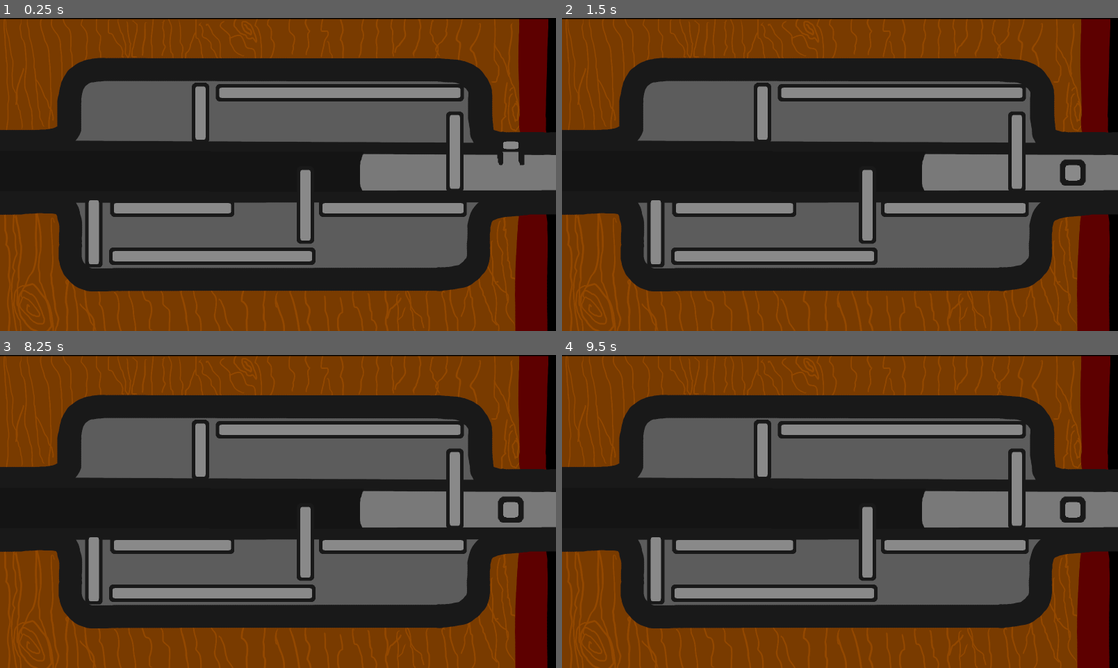
Above: before the commit, frames 1-4 (two rows, left to right).
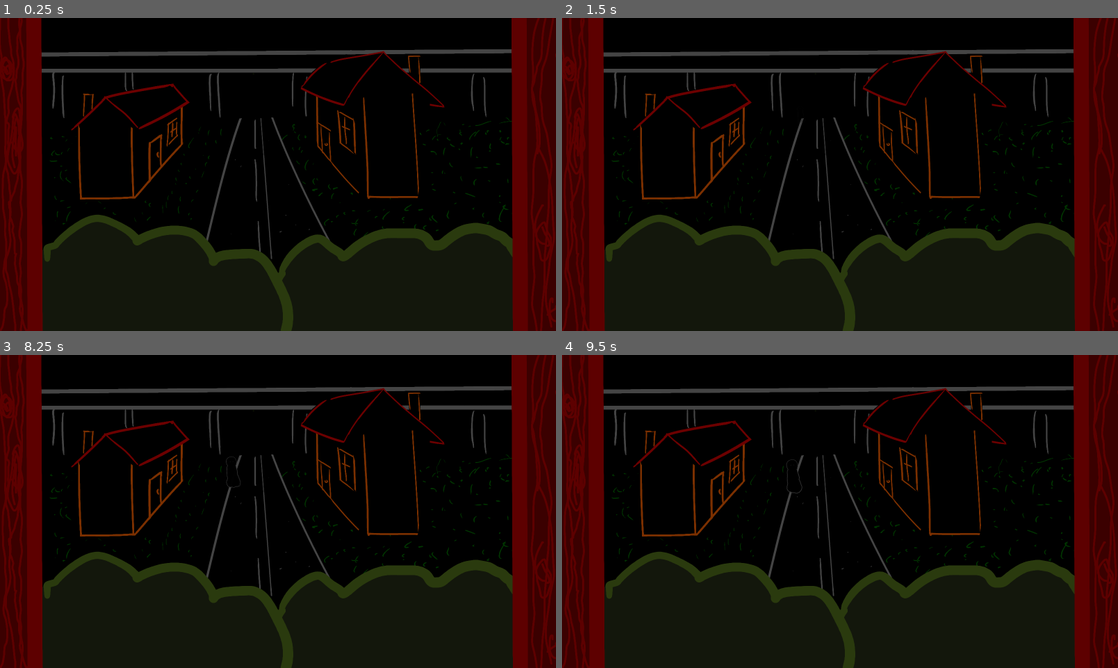
Above: after the commit, the same moments.

Repository: MarmadileManteater/Carbuncle-Game
Game: Godot game, scene res://scenes/global/global.tscn
Same seed, same stepped clock (60 frames per second), same inputs: the game is played once before the commit and once after it.
Inputs (mouse positions are in pixels of both pictures, inside the frame that each line leads up to):
- Up to frame 1 (0.25 s): no input
- Up to frame 2 (1.5 s): move the mouse to (962, 158) at 0.52 s; click (962, 158) at 0.67 s; tap Enter at 1.25 s; move the mouse to (728, 190) at 1.27 s; click (728, 190) at 1.42 s
- Up to frame 3 (8.25 s): tap Space at 2, 3.5, 5 s; move the mouse to (333, 442) at 2.02 s; click (333, 442) at 2.17 s; tap Enter at 2.75, 4.25 s; move the mouse to (250, 574) at 2.77 s; click (250, 574) at 2.92 s; move the mouse to (444, 558) at 3.52 s; click (444, 558) at 3.67 s; move the mouse to (111, 464) at 4.27 s; click (111, 464) at 4.42 s; move the mouse to (305, 511) at 5.02 s; click (305, 511) at 5.17 s; move the mouse to (194, 433) at 5.77 s; click (194, 433) at 5.92 s; move the mouse to (400, 495) at 6.52 s; click (400, 495) at 6.67 s; move the mouse to (166, 527) at 7.27 s; click (166, 527) at 7.42 s; move the mouse to (333, 442) at 8.02 s; click (333, 442) at 8.17 s
- Up to frame 4 (9.5 s): move the mouse to (812, 574) at 8.77 s; click (812, 574) at 8.92 s

The runs differ from the first frame. In frame 1, 84% of the frame differs, in the area x 0-100%, y 0-100%; in frame 2, 84%; in frame 3, 84%; in frame 4, 84%.

Commit message:
Add monster approach to window scene

Diff:
--- a/project/scenes/global/global.tscn
+++ b/project/scenes/global/global.tscn
@@ -4,3 +4,4 @@
 
 [node name="Global" type="Node2D" unique_id=127505025]
 script = ExtResource("1_bhh4k")
+starting_scene = "window"
--- /dev/null
+++ b/project/scenes/window/window.tscn
@@ -0,0 +1,224 @@
+[gd_scene format=3 uid="uid://r6g8he8icfek"]
+
+[ext_resource type="Texture2D" uid="uid://xpp5hcoemw4k" path="res://assets/sprites/window-back.png" id="1_lnte3"]
+[ext_resource type="Texture2D" uid="uid://c7ouswwsa36wl" path="res://assets/sprites/monster_approaching_1_spritesheet.png" id="2_0osky"]
+[ext_resource type="Texture2D" uid="uid://bbgqacoafiya" path="res://assets/sprites/monster_approach_2_spritesheet.png" id="3_obuqq"]
+[ext_resource type="Texture2D" uid="uid://dhtbnksvvm4c8" path="res://assets/sprites/window-front.png" id="4_y2ayq"]
+
+[sub_resource type="AtlasTexture" id="AtlasTexture_obuqq"]
+atlas = ExtResource("2_0osky")
+region = Rect2(0, 0, 200, 200)
+
+[sub_resource type="AtlasTexture" id="AtlasTexture_lnte3"]
+atlas = ExtResource("2_0osky")
+region = Rect2(200, 0, 200, 200)
+
+[sub_resource type="AtlasTexture" id="AtlasTexture_y2ayq"]
+atlas = ExtResource("2_0osky")
+region = Rect2(400, 0, 200, 200)
+
+[sub_resource type="AtlasTexture" id="AtlasTexture_wt84n"]
+atlas = ExtResource("3_obuqq")
+region = Rect2(0, 0, 500, 500)
+
+[sub_resource type="AtlasTexture" id="AtlasTexture_k1s4i"]
+atlas = ExtResource("3_obuqq")
+region = Rect2(500, 0, 500, 500)
+
+[sub_resource type="AtlasTexture" id="AtlasTexture_ritjm"]
+atlas = ExtResource("3_obuqq")
+region = Rect2(1000, 0, 500, 500)
+
+[sub_resource type="SpriteFrames" id="SpriteFrames_0dxmq"]
+animations = [{
+"frames": [{
+"duration": 1.0,
+"texture": SubResource("AtlasTexture_obuqq")
+}, {
+"duration": 1.0,
+"texture": SubResource("AtlasTexture_lnte3")
+}, {
+"duration": 1.0,
+"texture": SubResource("AtlasTexture_y2ayq")
+}, {
+"duration": 1.0,
+"texture": SubResource("AtlasTexture_lnte3")
+}],
+"loop": 1,
+"name": &"walk_1",
+"speed": 4.0
+}, {
+"frames": [{
+"duration": 1.0,
+"texture": SubResource("AtlasTexture_wt84n")
+}, {
+"duration": 1.0,
+"texture": SubResource("AtlasTexture_k1s4i")
+}, {
+"duration": 1.0,
+"texture": SubResource("AtlasTexture_ritjm")
+}, {
+"duration": 1.0,
+"texture": SubResource("AtlasTexture_k1s4i")
+}],
+"loop": 1,
+"name": &"walk_2",
+"speed": 4.0
+}]
+
+[sub_resource type="Animation" id="Animation_omw1o"]
+resource_name = "Approach"
+length = 20.0
+tracks/0/type = "value"
+tracks/0/imported = false
+tracks/0/enabled = true
+tracks/0/path = NodePath("Monster:scale")
+tracks/0/interp = 1
+tracks/0/loop_wrap = true
+tracks/0/keys = {
+"times": PackedFloat32Array(0, 9.7, 9.7001, 19.966667),
+"transitions": PackedFloat32Array(1, 1, 1, 1),
+"update": 0,
+"values": [Vector2(0.2, 0.2), Vector2(1, 1), Vector2(0.4, 0.4), Vector2(1, 1)]
+}
+tracks/1/type = "value"
+tracks/1/imported = false
+tracks/1/enabled = true
+tracks/1/path = NodePath("Monster:position")
+tracks/1/interp = 1
+tracks/1/loop_wrap = true
+tracks/1/keys = {
+"times": PackedFloat32Array(0, 9.7, 19.966667),
+"transitions": PackedFloat32Array(1, 1, 1),
+"update": 0,
+"values": [Vector2(692, 264), Vector2(632, 482), Vector2(-66, 632)]
+}
+tracks/2/type = "value"
+tracks/2/imported = false
+tracks/2/enabled = true
+tracks/2/path = NodePath("Monster:animation")
+tracks/2/interp = 1
+tracks/2/loop_wrap = true
+tracks/2/keys = {
+"times": PackedFloat32Array(0, 9.7001),
+"transitions": PackedFloat32Array(1, 1),
+"update": 1,
+"values": [&"walk_1", &"walk_2"]
+}
+tracks/3/type = "value"
+tracks/3/imported = false
+tracks/3/enabled = true
+tracks/3/path = NodePath("Monster:modulate")
+tracks/3/interp = 1
+tracks/3/loop_wrap = true
+tracks/3/keys = {
+"times": PackedFloat32Array(0, 3.3666666),
+"transitions": PackedFloat32Array(1, 1),
+"update": 0,
+"values": [Color(1, 1, 1, 0), Color(1, 1, 1, 1)]
+}
+tracks/4/type = "value"
+tracks/4/imported = false
+tracks/4/enabled = true
+tracks/4/path = NodePath("Monster:self_modulate")
+tracks/4/interp = 1
+tracks/4/loop_wrap = true
+tracks/4/keys = {
+"times": PackedFloat32Array(0, 8.333333, 20),
+"transitions": PackedFloat32Array(1, 1, 1),
+"update": 0,
+"values": [Color(0.20871013, 0.20871016, 0.20871013, 1), Color(0.20871013, 0.20871016, 0.20871013, 1), Color(0.5251013, 0.5251013, 0.5251012, 1)]
+}
+
+[sub_resource type="Animation" id="Animation_58ypt"]
+length = 0.001
+tracks/0/type = "value"
+tracks/0/imported = false
+tracks/0/enabled = true
+tracks/0/path = NodePath("Monster:scale")
+tracks/0/interp = 1
+tracks/0/loop_wrap = true
+tracks/0/keys = {
+"times": PackedFloat32Array(0),
+"transitions": PackedFloat32Array(1),
+"update": 0,
+"values": [Vector2(0.4, 0.4)]
+}
+tracks/1/type = "value"
+tracks/1/imported = false
+tracks/1/enabled = true
+tracks/1/path = NodePath("Monster:position")
+tracks/1/interp = 1
+tracks/1/loop_wrap = true
+tracks/1/keys = {
+"times": PackedFloat32Array(0),
+"transitions": PackedFloat32Array(1),
+"update": 0,
+"values": [Vector2(692, 264)]
+}
+tracks/2/type = "value"
+tracks/2/imported = false
+tracks/2/enabled = true
+tracks/2/path = NodePath("Monster:animation")
+tracks/2/interp = 1
+tracks/2/loop_wrap = true
+tracks/2/keys = {
+"times": PackedFloat32Array(0),
+"transitions": PackedFloat32Array(1),
+"update": 1,
+"values": [&"walk_2"]
+}
+tracks/3/type = "value"
+tracks/3/imported = false
+tracks/3/enabled = true
+tracks/3/path = NodePath("Monster:modulate")
+tracks/3/interp = 1
+tracks/3/loop_wrap = true
+tracks/3/keys = {
+"times": PackedFloat32Array(0),
+"transitions": PackedFloat32Array(1),
+"update": 0,
+"values": [Color(1, 1, 1, 0)]
+}
+tracks/4/type = "value"
+tracks/4/imported = false
+tracks/4/enabled = true
+tracks/4/path = NodePath("Monster:self_modulate")
+tracks/4/interp = 1
+tracks/4/loop_wrap = true
+tracks/4/keys = {
+"times": PackedFloat32Array(0),
+"transitions": PackedFloat32Array(1),
+"update": 0,
+"values": [Color(0.20871013, 0.20871016, 0.20871013, 1)]
+}
+
+[sub_resource type="AnimationLibrary" id="AnimationLibrary_aejpm"]
+_data = {
+&"Approach": SubResource("Animation_omw1o"),
+&"RESET": SubResource("Animation_58ypt")
+}
+
+[node name="Window" type="Node2D" unique_id=584179736]
+
+[node name="Back" type="Sprite2D" parent="." unique_id=1076970953]
+position = Vector2(800, 450)
+texture = ExtResource("1_lnte3")
+
+[node name="Monster" type="AnimatedSprite2D" parent="." unique_id=685572280]
+modulate = Color(1, 1, 1, 0)
+self_modulate = Color(0.20871013, 0.20871016, 0.20871013, 1)
+position = Vector2(692, 264)
+scale = Vector2(0.4, 0.4)
+sprite_frames = SubResource("SpriteFrames_0dxmq")
+animation = &"walk_2"
+autoplay = "walk_1"
+
+[node name="AnimationPlayer" type="AnimationPlayer" parent="." unique_id=1810840078]
+libraries/ = SubResource("AnimationLibrary_aejpm")
+autoplay = &"Approach"
+speed_scale = 0.4
+
+[node name="Front" type="Sprite2D" parent="." unique_id=154334044]
+position = Vector2(800, 450)
+texture = ExtResource("4_y2ayq")
Binary file added: project/assets/sprites/monster_approach_2_spritesheet.png
Not shown, added: project/assets/sprites/monster_approach_2_spritesheet.png.import
Binary file added: project/assets/sprites/monster_approaching_1_spritesheet.png
Not shown, added: project/assets/sprites/monster_approaching_1_spritesheet.png.import
Binary file added: project/assets/sprites/window-back.png
Not shown, added: project/assets/sprites/window-back.png.import
Binary file added: project/assets/sprites/window-front.png
Not shown, added: project/assets/sprites/window-front.png.import
Binary file added: project/assets/sprites/window.png
Not shown, added: project/assets/sprites/window.png.import
Not shown, added: raw/monster_approach_1_spritesheet.xcf
Not shown, added: raw/monster_approach_2_spritesheet.xcf
(and 2 more such lines)
